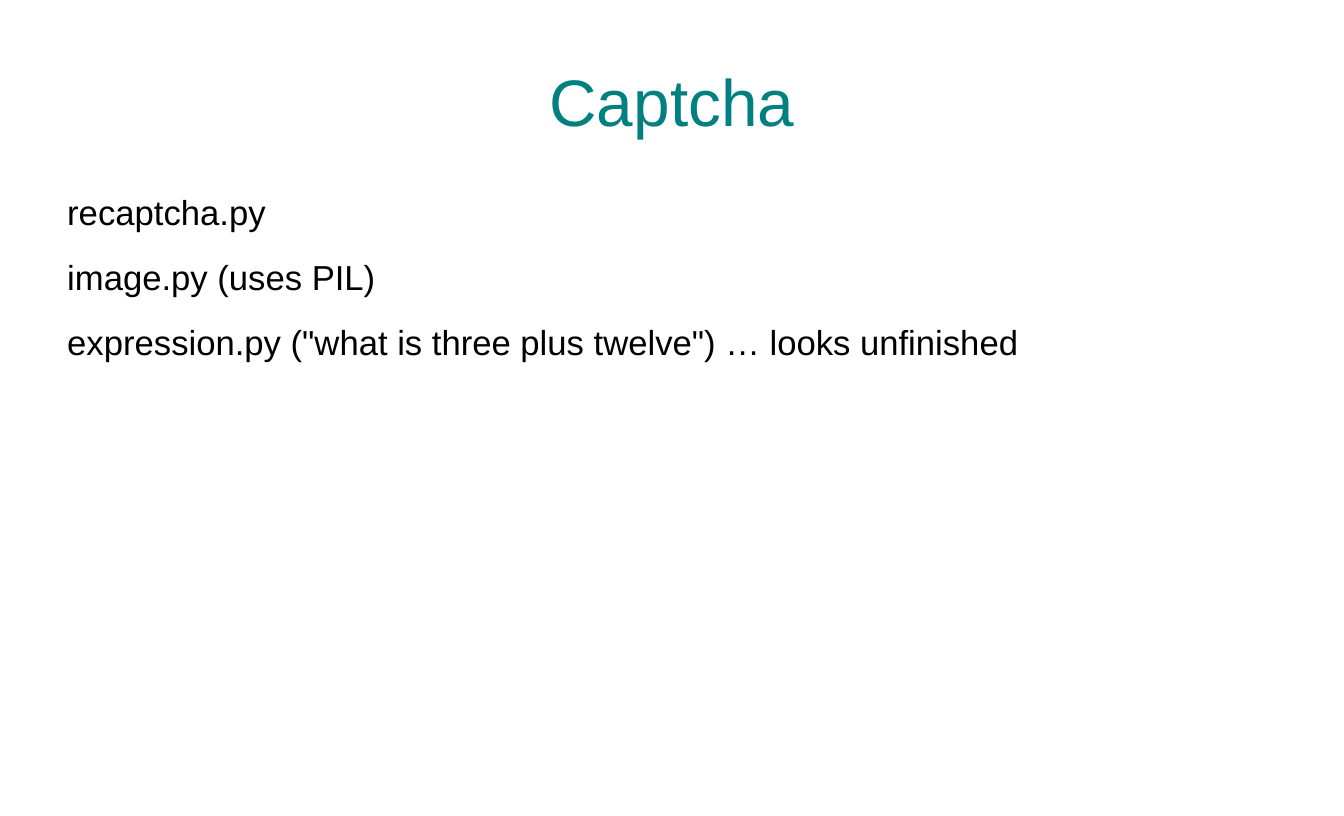
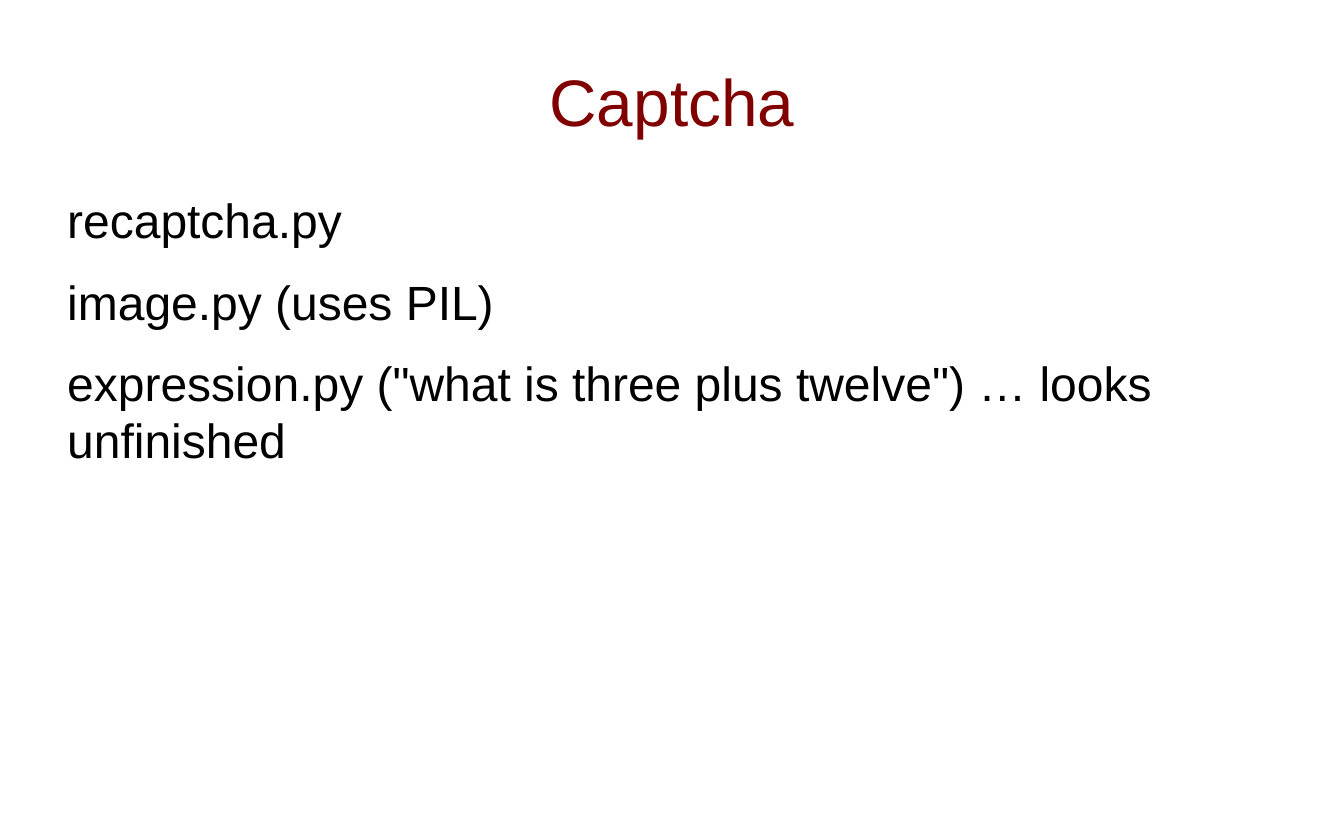
Before and after one commit to slinkp/pygotham_hamage_demo, a slide deck: slide 19 of slides.odp (slide 21 before the commit). Drawn at 1344x816 pixels with LibreOffice and Linux fonts; fonts in the diff are those of the drawing. Boxes give left, top, right and bottom in pixels: in the first picture for what was removed or moved away, otherwise in the second. Text is boxed around its words. In the diff, an @@ line names an element or a change of style, - is before the commit and + after.

```diff
--- a/slides.odp
+++ b/slides.odp
@@ title "Captcha" at (550, 78, 795, 138): text colour #008080 to #800000 @@
@@ text "recaptcha.py" at (67, 203, 1152, 459): size 26 to 36 pt @@
```
Also in this commit, not shown: 29 other slides changed, 6 slides added, 1 slide removed.
